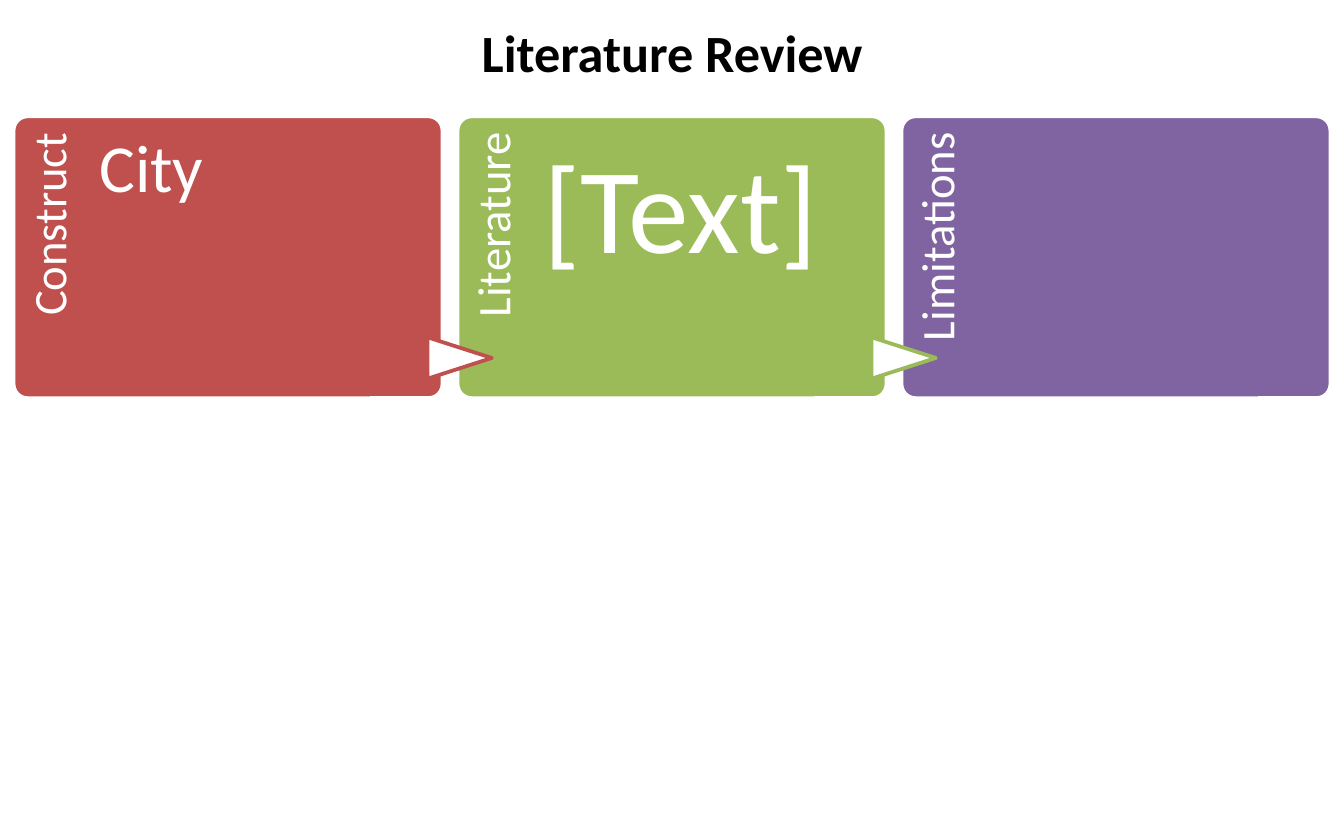
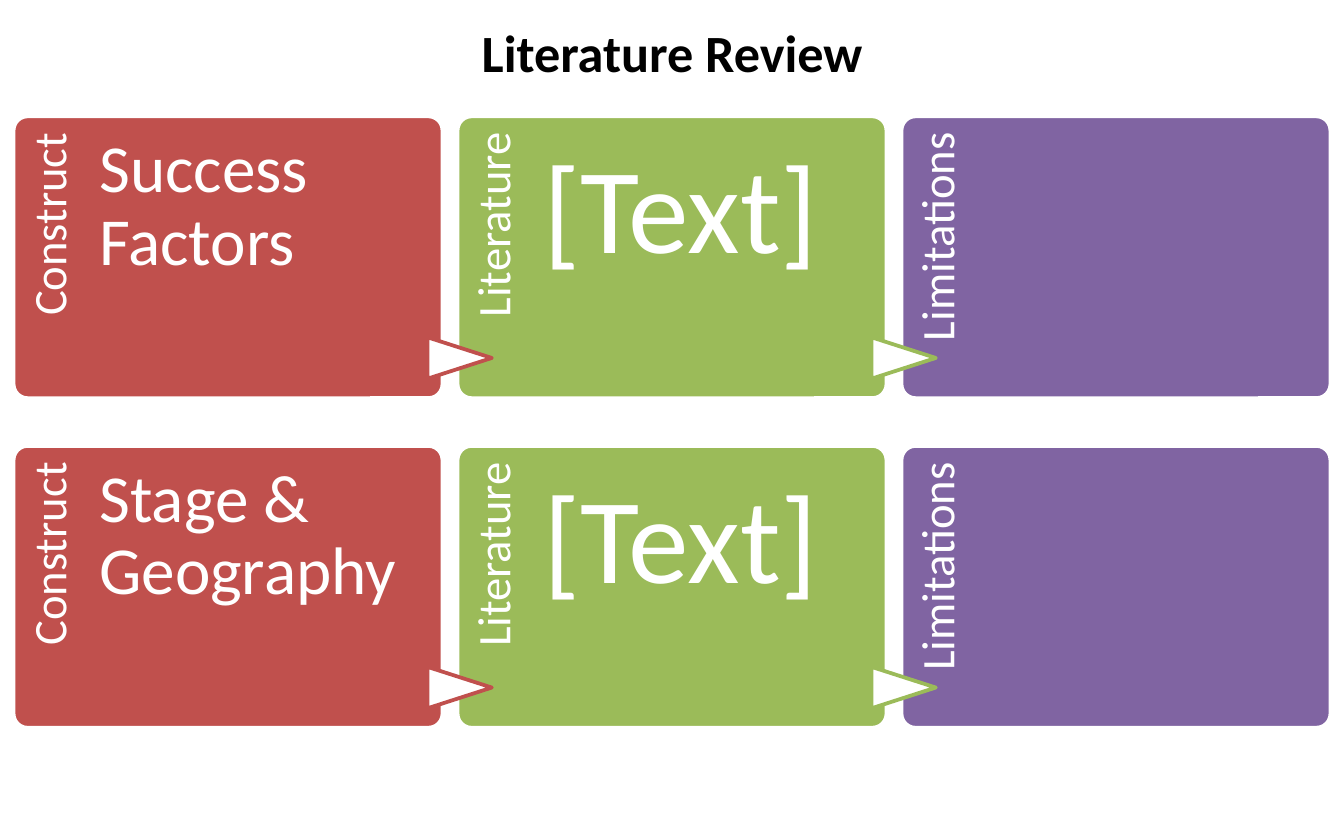
Before and after one commit to SLU-Courses-Townes/SOC5600, a slide deck: slide 11 of FinalProject/Presentation/Townes_SOC5600_FinalProject_Presentation.pptx (slide 9 before the commit). Drawn at 1344x840 pixels with LibreOffice and Linux fonts; fonts in the diff are those of the drawing. Boxes give left, top, right and bottom in pixels: in the first picture for what was removed or moved away, otherwise in the second. Text is boxed around its words. In the diff, an @@ line names an element or a change of style, - is before the commit and + after.

```diff
--- a/FinalProject/Presentation/Townes_SOC5600_FinalProject_Presentation.pptx
+++ b/FinalProject/Presentation/Townes_SOC5600_FinalProject_Presentation.pptx
@@ text at [99, 148, 308, 266]: text changed @@
-City
+Success Factors
@@ group added at [13, 446, 1331, 728]: 5 texts, 3 rounded rectangles, 2 flow chart extracts @@
+Construct
+Stage & Geography
+Literature
+[Text]
+Limitations
```
Also in this commit, not shown: 1 other slide changed, 8 slides added, 11 slides removed.
